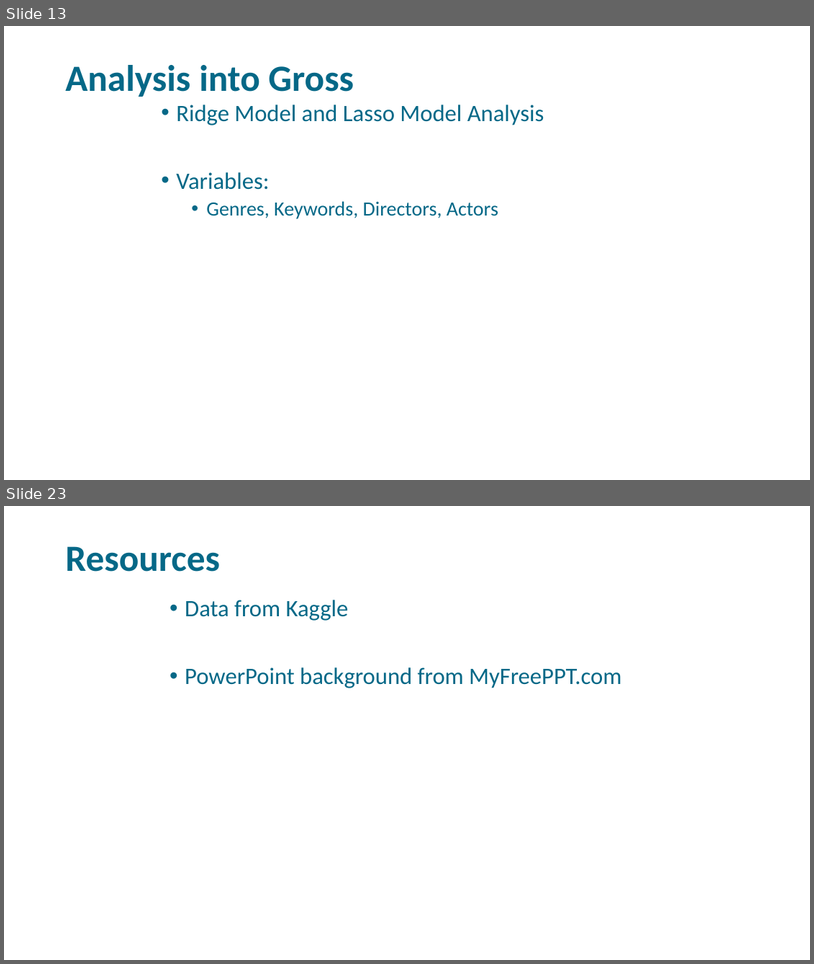
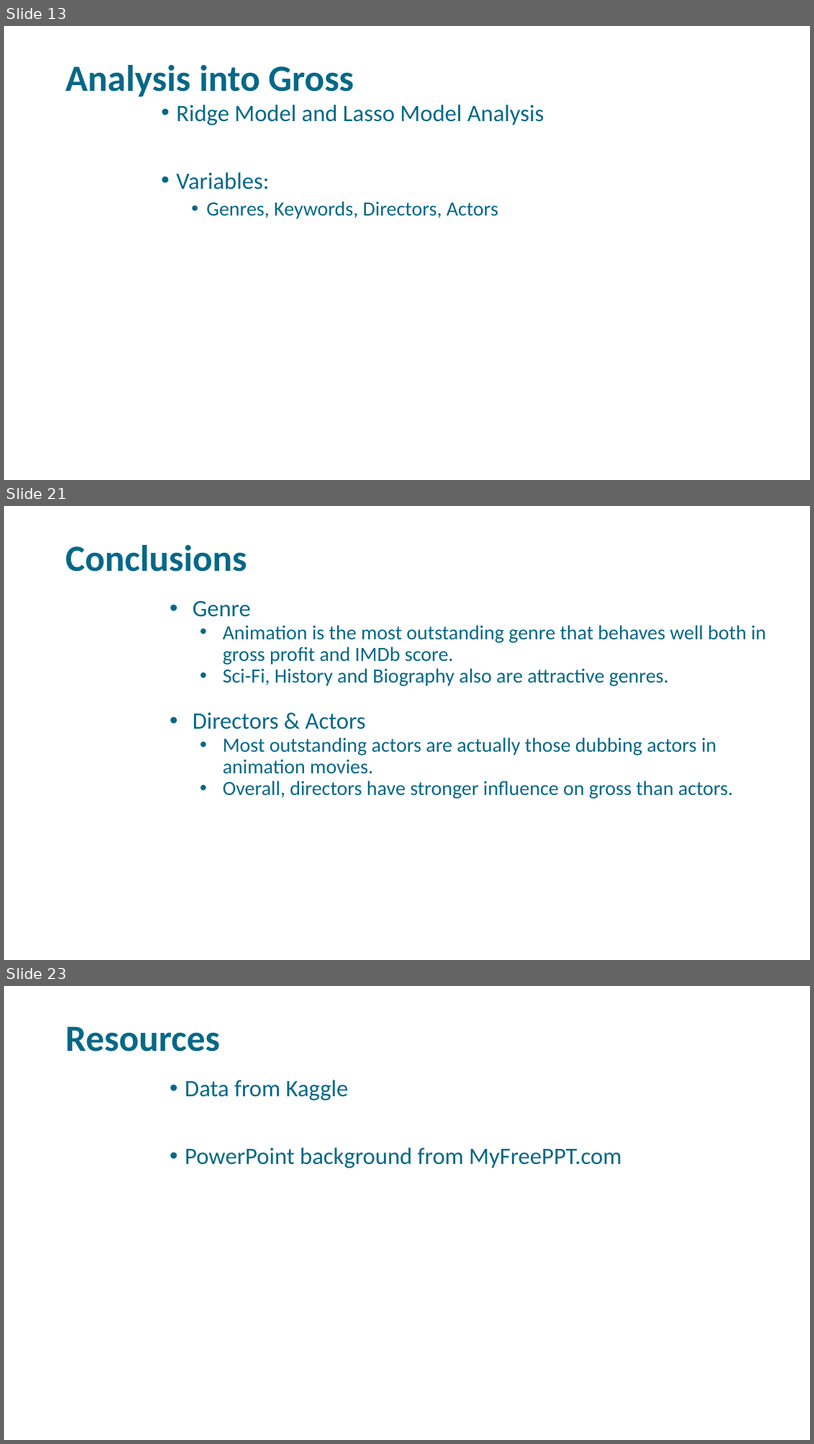
Before and after one commit to libbyYOU/IMDb-5000-movie-project, a slide deck: DSO-530 Final Project.pptx. Shown one above the other, each under a label of ours: slides 13 and 23 before the commit, slides 13, 21 and 23 after it; the slides between them are not shown. The pictures are 814x964 and 814x1444 pixels, drawn with LibreOffice and Linux fonts; fonts in the diff are those of the drawing; background and template pictures are left out. Boxes give left, top, right and bottom in pixels: in the first picture for what was removed or moved away, otherwise in the second. Text is boxed around its words. In the diff, an @@ line names an element or a change of style, - is before the commit and + after.

```diff
--- a/DSO-530 Final Project.pptx
+++ b/DSO-530 Final Project.pptx
@@ slide 21 added at [4, 506, 810, 960], background picture (left out) @@
@@ title added at [65, 545, 247, 572], 44 pt, text #056887, bold @@
+Conclusions
@@ text added at [193, 600, 766, 798], 24 pt, text #056887 @@
+• Genre
+  • Animation is the most outstanding genre that behaves well both in gross profit and IMDb score.
+  • Sci-Fi, History and Biography also are attractive genres.
+• Directors & Actors
+  • Most outstanding actors are actually those dubbing actors in animation movies.
+  • Overall, directors have stronger influence on gross than actors.
```
Also in this commit, not shown: 9 slides changed, 2 other slides added, 3 slides removed.
